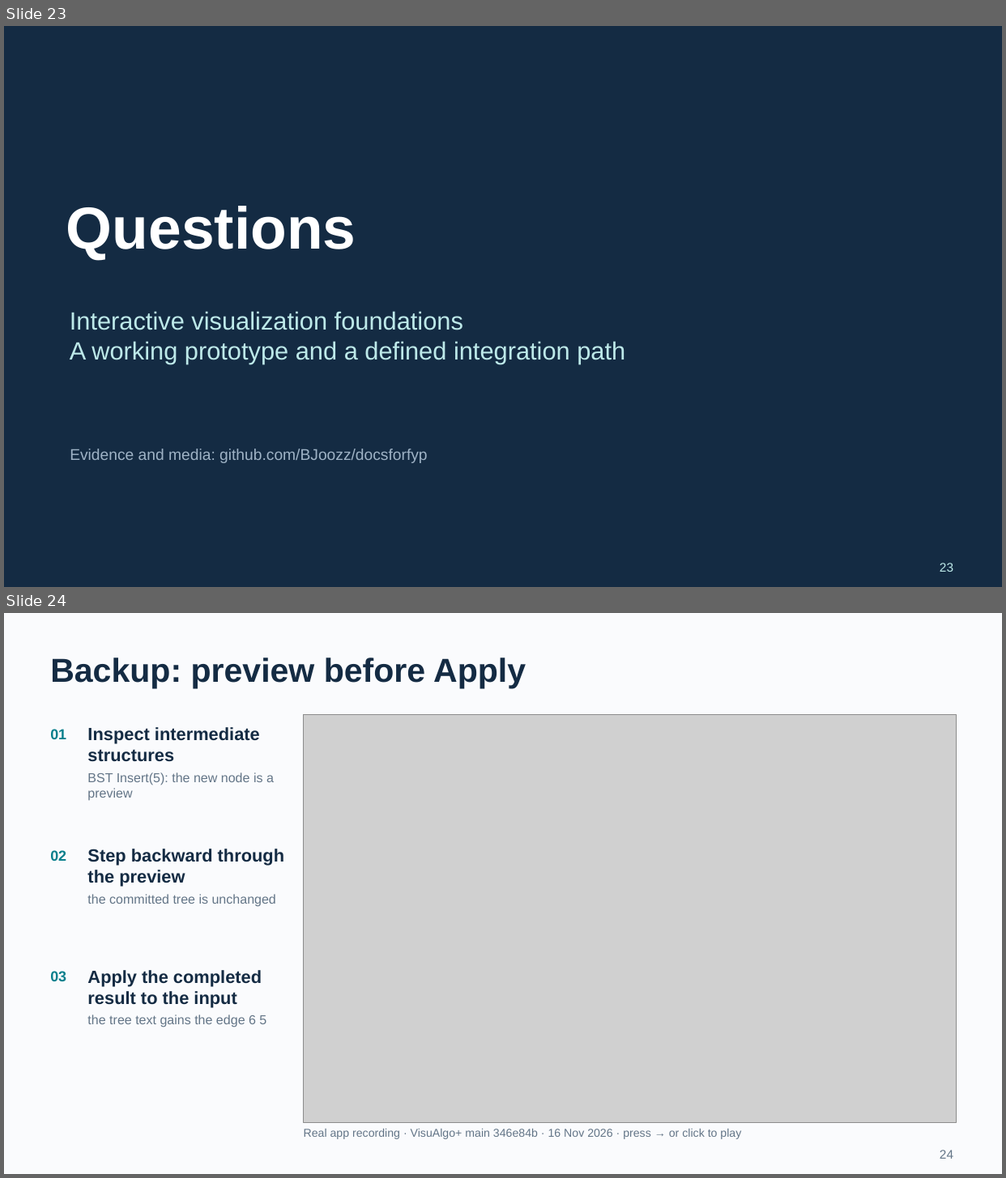
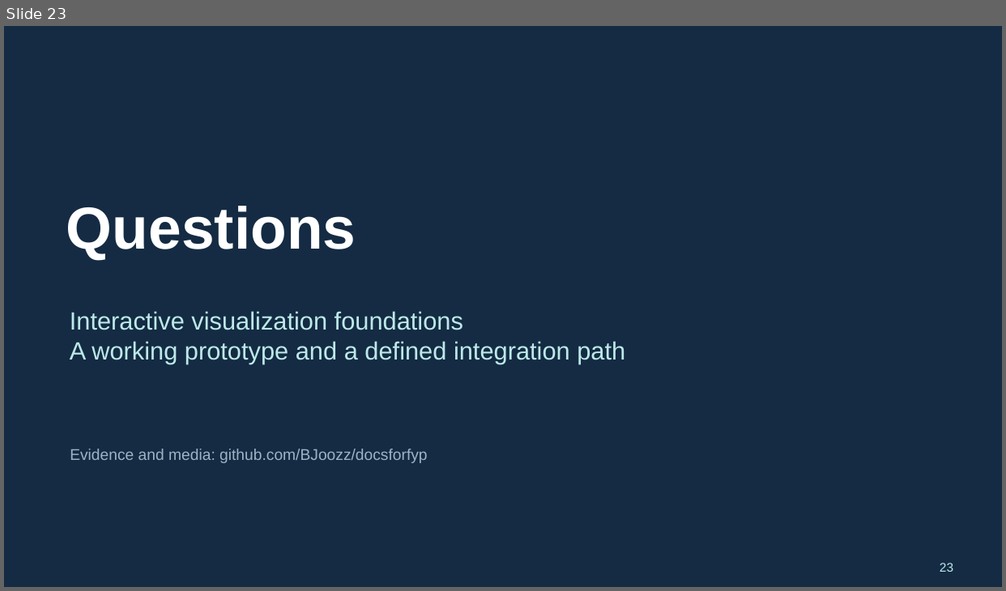
Before and after one commit to BJoozz/docsforfyp, a slide deck: presentation/VisuAlgo_CA_Presentation.pptx. Shown one above the other, each under a label of ours: slides 23 and 24 before the commit, slide 23 after it. The pictures are 1006x1178 and 1006x591 pixels, drawn with LibreOffice and Linux fonts; fonts in the diff are those of the drawing; grey boxes stand for pictures. Boxes give left, top, right and bottom in pixels: in the first picture for what was removed or moved away, otherwise in the second. Text is boxed around its words. In the diff, an @@ line names an element or a change of style, - is before the commit and + after.

```diff
--- a/presentation/VisuAlgo_CA_Presentation.pptx
+++ b/presentation/VisuAlgo_CA_Presentation.pptx
@@ slide 24 removed at [4,613,1002,1174], background #FAFBFD @@
@@ text removed at [50,658,526,689] @@
-Backup: preview before Apply
@@ text removed at [50,729,66,739] @@
-01
@@ text removed at [87,727,274,800] @@
-Inspect intermediate structures
-BST Insert(5): the new node is a preview
@@ picture removed at [304,715,957,1122] @@
@@ text removed at [50,850,66,861] @@
-02
@@ text removed at [87,849,284,907] @@
-Step backward through the preview
-the committed tree is unchanged
@@ text removed at [50,971,66,982] @@
-03
@@ text removed at [87,970,266,1028] @@
-Apply the completed result to the input
-the tree text gains the edge 6 5
@@ text removed at [304,1129,741,1139] @@
-Real app recording · VisuAlgo+ main 346e84b · 16 Nov 2026 · press → or click to play
@@ text removed at [940,1150,953,1159] @@
-24
```
Also in this commit, not shown: 14 slides changed, 1 slide added, 4 other slides removed, 16 other files.
